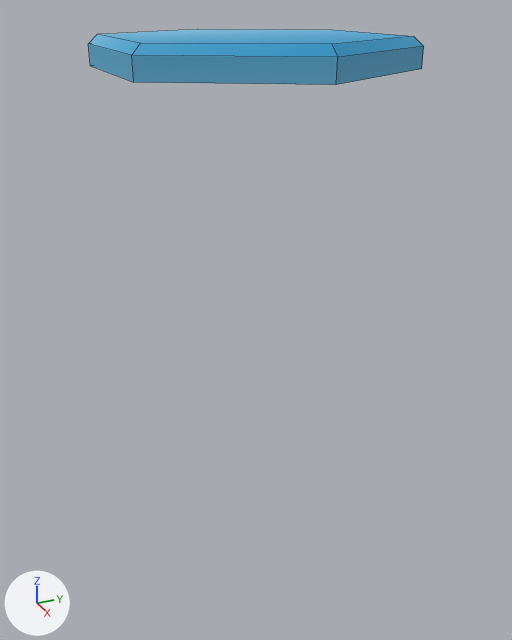
An edit to the FBX model Assets/Art/Models/Outside/Environment/WaterRiver.fbx, drawn before and after from the same camera.
Rendered twice from a camera (50 mm lens) standing at (11.56, -2.41, 0.98) and looking at (1.3, 2.2, -4.15). Every picture has the same lights, and +X, +Y and +Z are marked at lower left. Mesh edges are drawn as thin lines. Objects named as collision shapes, trigger or cutter boxes, shadow casters or lower levels of detail are left out. Where no turn or scale is listed for an object, it has been applied to the vertices.

Objects in the first picture: 'WaterRiver_LOD0'.
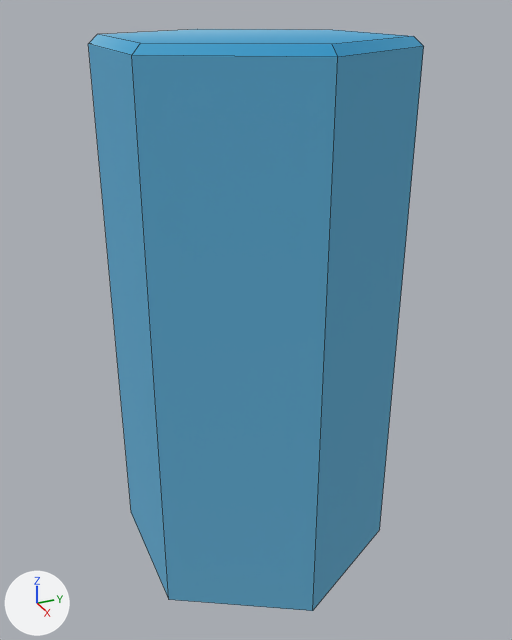
Where the change shows, as pixel boxes [x1, y1, x2, y2] in the pictures (512 x 640 px; the box of a moved part takes in the faces that stretch with it):
'WaterRiver_LOD0', reshaped (923% taller): before [88, 29, 424, 85]; after [88, 29, 424, 611]
part 1 of me_cylinder_031, moved or reshaped: before [90, 62, 422, 85]; after [90, 62, 422, 611]

Patch to the scene script:
```diff
--- a/Assets/Art/Models/Outside/Environment/WaterRiver.fbx.py
+++ b/Assets/Art/Models/Outside/Environment/WaterRiver.fbx.py
@@ me_cylinder_031 @@
 me_cylinder_031.from_pydata(...)  # 18 vertices, 14 faces; spans x -1.25..3.75, y 0.0..4.33, z 0.0..0.45
 # used by ob_waterriver_lod0; location = (0.0, 0.0, 0.0)
 # before: 0 (-1.25, 2.17, 0.0), 1 (0.0, 0.0, 0.0) at pixel (90, 65), 2 (0.0, 4.33, 0.0), 3 (2.5, 4.33, 0.0) at pixel (421, 68), 4 (3.75, 2.17, 0.0) at pixel (336, 84)
 # before: 5 (2.5, 0.0, 0.0) at pixel (133, 82)
+# me_cylinder_031 part 1
+for i in [*range(0, 6)]: me_cylinder_031.vertices[i].co += Vector((0.0, 0.0, -8.59))
 me_cylinder_031.materials.append(mat_pp_standard_material)
```
